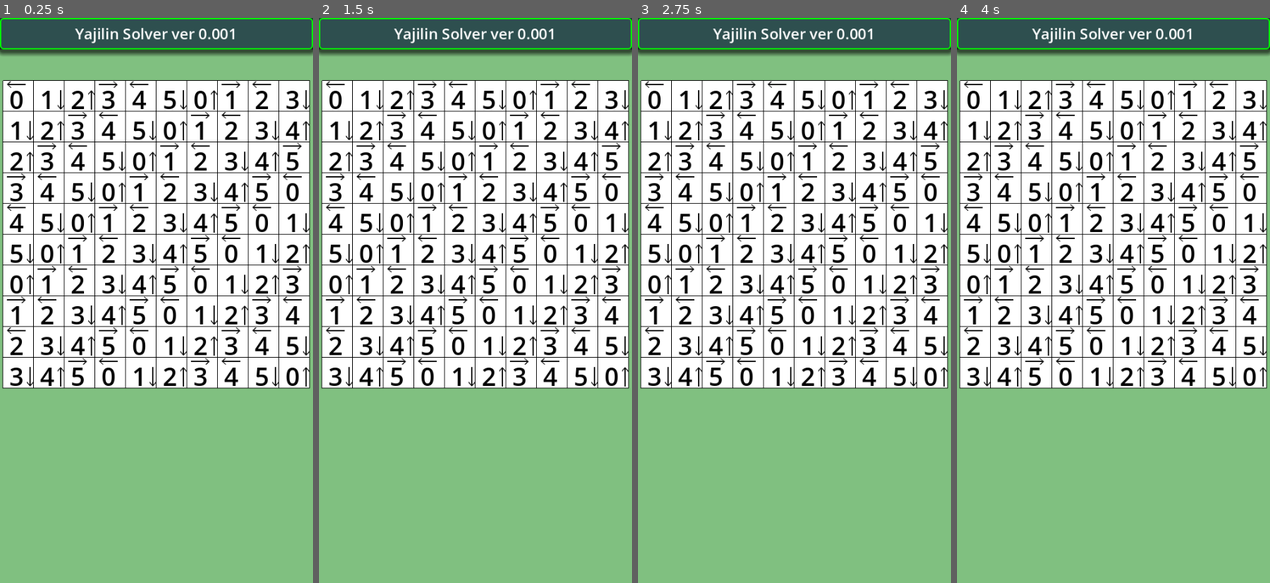
Above: before the commit, frames 1-4 (left to right).
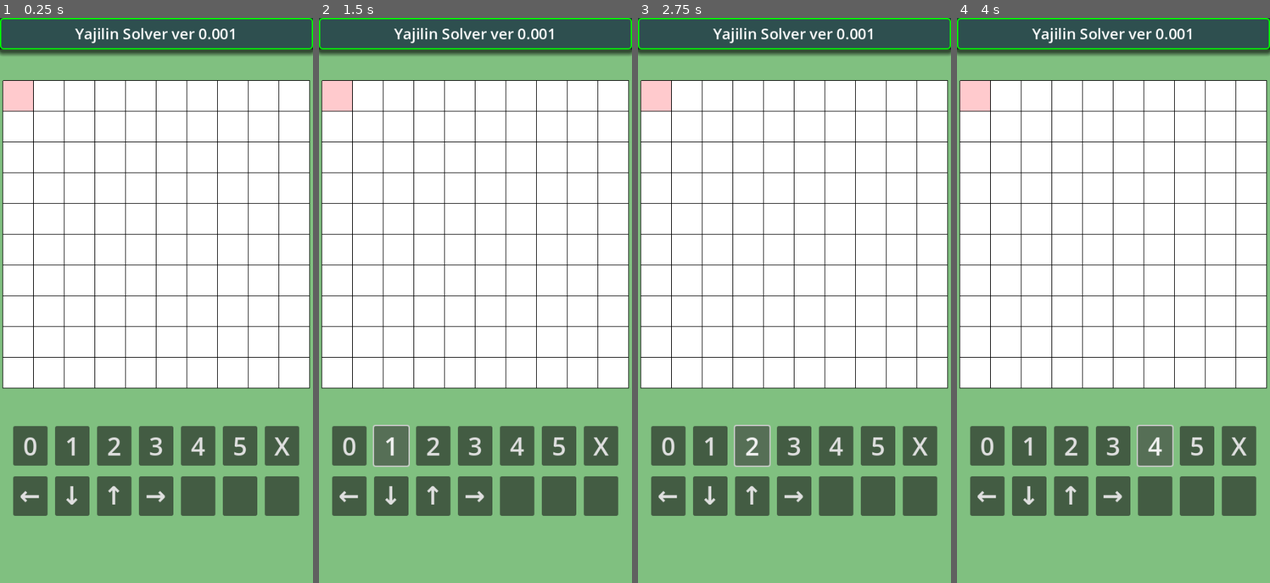
Above: after the commit, the same moments.

Repository: vivisuke/YajilinSolver
Game: Godot game, scene res://main.tscn
The game is run twice, just before and just after one commit, with the same random seed, the same clock (stepped at 60 frames per second) and the same inputs.
Inputs (mouse positions are in pixels of both pictures, inside the frame that each line leads up to):
- Up to frame 1 (0.25 s): no input
- Up to frame 2 (1.5 s): click (350, 447) at 0.5 s, where only the run after the commit has a clickable "0"; click (390, 447) at 1.25 s, where only the run after the commit has a clickable "1"
- Up to frame 3 (2.75 s): click (750, 447) at 2 s, where only the run after the commit has a clickable "2"
- Up to frame 4 (4 s): click (1113, 447) at 2.75 s, where only the run after the commit has a clickable "3"; click (1154, 447) at 3.5 s, where only the run after the commit has a clickable "4"

The runs differ from the first frame. In frame 1, 21% of the frame differs, in the area x 0-99%, y 11-89%; in frame 2, 21%; in frame 3, 21%; in frame 4, 21%.

Commit message:
0006 ◎ C 02/19 02/11 0.001│ToDo│１～５・削除ボタン設置 0007 ◎ C 02/19 02/11 0.001│ToDo│上下左右矢印ボタン設置

Diff:
--- a/YajilinSolver/main.tscn
+++ b/YajilinSolver/main.tscn
@@ -102,3 +102,98 @@
 offset_bottom = 40.0
 color = Color(1, 1, 1, 0)
 script = ExtResource("2_46c87")
+
+[node name="HBC1" type="HBoxContainer" parent="."]
+offset_top = 650.0
+offset_right = 500.0
+offset_bottom = 713.0
+theme_override_constants/separation = 12
+alignment = 1
+
+[node name="Button0" type="Button" parent="HBC1"]
+custom_minimum_size = Vector2(55, 55)
+layout_mode = 2
+theme_override_font_sizes/font_size = 40
+text = "0"
+
+[node name="Button1" type="Button" parent="HBC1"]
+custom_minimum_size = Vector2(55, 55)
+layout_mode = 2
+theme_override_font_sizes/font_size = 40
+text = "1"
+
+[node name="Button2" type="Button" parent="HBC1"]
+custom_minimum_size = Vector2(55, 55)
+layout_mode = 2
+theme_override_font_sizes/font_size = 40
+text = "2"
+
+[node name="Button3" type="Button" parent="HBC1"]
+custom_minimum_size = Vector2(55, 55)
+layout_mode = 2
+theme_override_font_sizes/font_size = 40
+text = "3"
+
+[node name="Button4" type="Button" parent="HBC1"]
+custom_minimum_size = Vector2(55, 55)
+layout_mode = 2
+theme_override_font_sizes/font_size = 40
+text = "4"
+
+[node name="Button5" type="Button" parent="HBC1"]
+custom_minimum_size = Vector2(55, 55)
+layout_mode = 2
+theme_override_font_sizes/font_size = 40
+text = "5"
+
+[node name="Button6" type="Button" parent="HBC1"]
+custom_minimum_size = Vector2(55, 55)
+layout_mode = 2
+theme_override_font_sizes/font_size = 40
+text = "X"
+
+[node name="HBC2" type="HBoxContainer" parent="."]
+offset_top = 730.0
+offset_right = 500.0
+offset_bottom = 793.0
+theme_override_constants/separation = 12
+alignment = 1
+
+[node name="Button0" type="Button" parent="HBC2"]
+custom_minimum_size = Vector2(55, 55)
+layout_mode = 2
+theme_override_font_sizes/font_size = 40
+text = "←"
+
+[node name="Button1" type="Button" parent="HBC2"]
+custom_minimum_size = Vector2(55, 55)
+layout_mode = 2
+theme_override_font_sizes/font_size = 40
+text = "↓"
+
+[node name="Button2" type="Button" parent="HBC2"]
+custom_minimum_size = Vector2(55, 55)
+layout_mode = 2
+theme_override_font_sizes/font_size = 40
+text = "↑"
+
+[node name="Button3" type="Button" parent="HBC2"]
+custom_minimum_size = Vector2(55, 55)
+layout_mode = 2
+theme_override_font_sizes/font_size = 40
+text = "→"
+
+[node name="Button4" type="Button" parent="HBC2"]
+custom_minimum_size = Vector2(55, 55)
+layout_mode = 2
+theme_override_font_sizes/font_size = 40
+
+[node name="Button5" type="Button" parent="HBC2"]
+custom_minimum_size = Vector2(55, 55)
+layout_mode = 2
+theme_override_font_sizes/font_size = 40
+
+[node name="Button6" type="Button" parent="HBC2"]
+custom_minimum_size = Vector2(55, 55)
+layout_mode = 2
+theme_override_font_sizes/font_size = 40
--- a/YajilinSolver/scripts/main.gd
+++ b/YajilinSolver/scripts/main.gd
@@ -21,10 +21,12 @@
 
 func _ready():
 	init_labels()
-	for y in range(N_VERT):
-		for x in range(N_HORZ):
-			var t = TILE_LEFT + (x+y)%4
-			$Board/TileMap2.set_cell(0, Vector2i(x, y), t, Vector2i(0, 0))
+	#for y in range(N_VERT):
+	#	for x in range(N_HORZ):
+	#		var t = TILE_LEFT + (x+y)%4
+	#		$Board/TileMap2.set_cell(0, Vector2i(x, y), t, Vector2i(0, 0))
+	cur_pos = Vector2i(0, 0)
+	$Board/TileMap.set_cell(0, cur_pos, TILE_CURSOR, Vector2i(0, 0))
 	pass # Replace with function body.
 func init_labels():
 	for y in range(N_VERT):
@@ -36,7 +38,8 @@
 			label.add_theme_color_override("font_color", Color.BLACK)
 			label.add_theme_font_size_override("font_size", 40)
 			label.position = Vector2(px, py)
-			label.text = str((x+y)%6)
+			label.text = ""
+			#label.text = str((x+y)%6)
 			$Board.add_child(label)
 func _process(delta):
 	pass
Not shown, changed: YajilinSolver.spr
